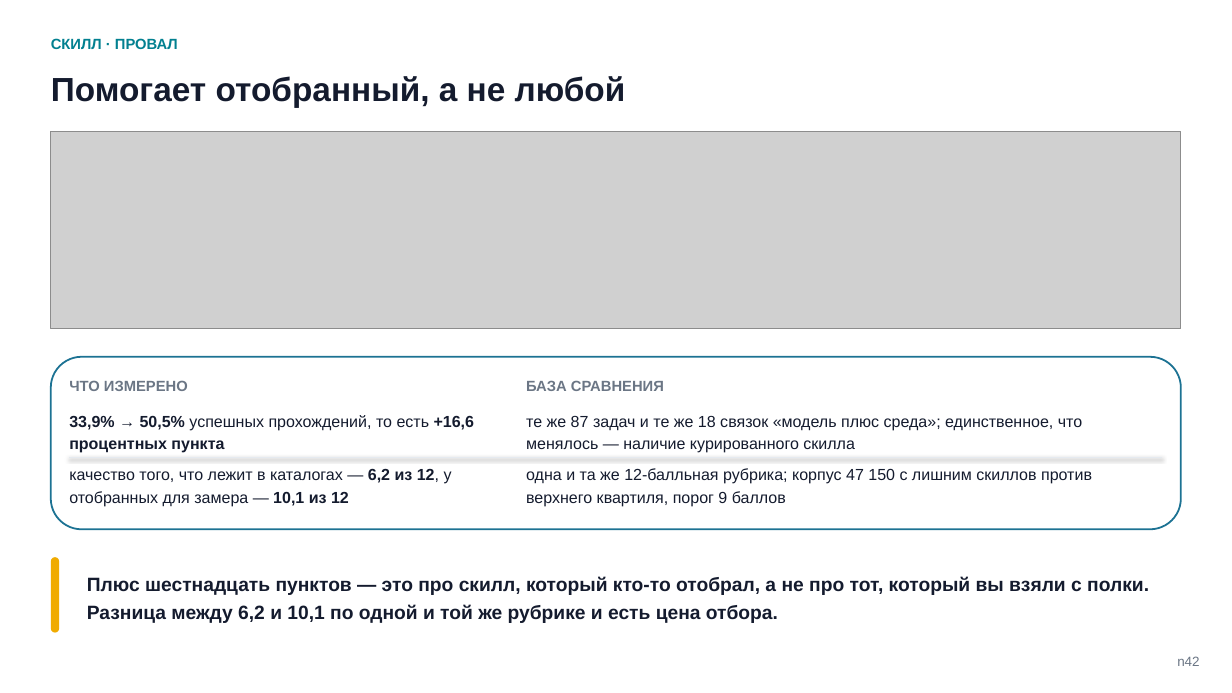
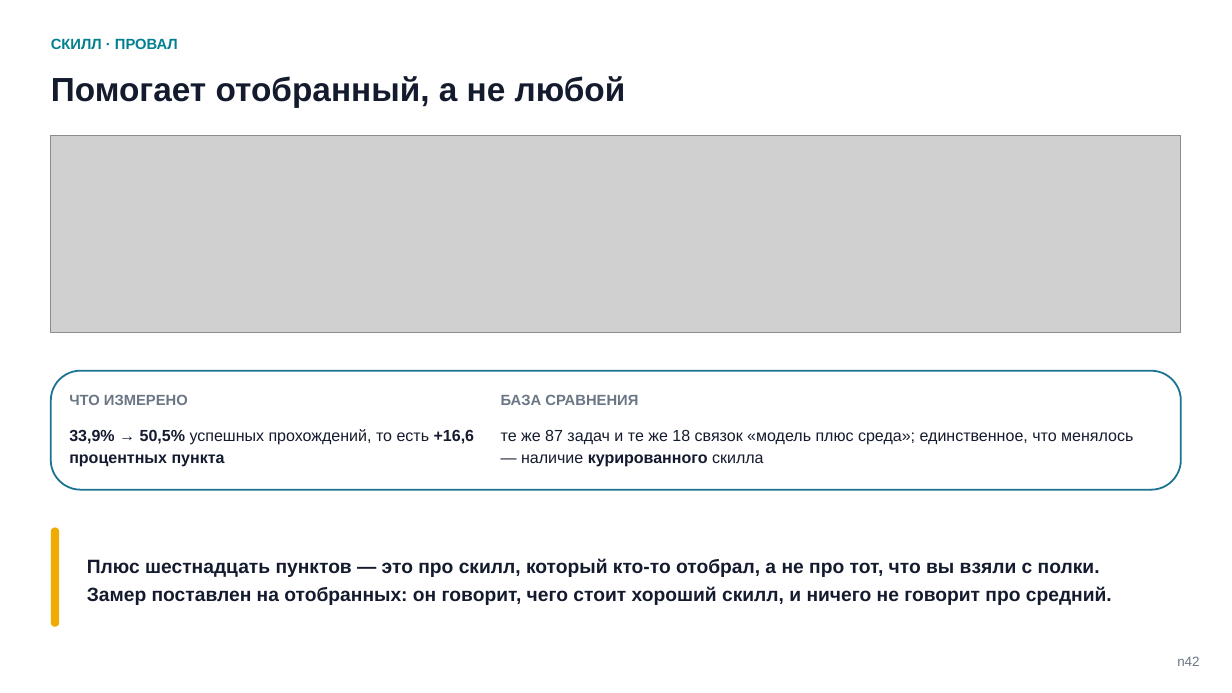
Before and after one commit to tellina-study/AI-usage-lessons, a slide deck: slide 44 of library/seminars/sem-05/rendered/sem-05.pptx. Drawn at 1232x693 pixels with LibreOffice and Linux fonts; fonts in the diff are those of the drawing; grey boxes stand for pictures. Boxes give left, top, right and bottom in pixels: in the first picture for what was removed or moved away, otherwise in the second. Text is boxed around its words. In the diff, an @@ line names an element or a change of style, - is before the commit and + after.

```diff
--- a/library/seminars/sem-05/rendered/sem-05.pptx
+++ b/library/seminars/sem-05/rendered/sem-05.pptx
@@ picture: place and size @@
-picture at bbox=[51, 131, 1181, 329]
+picture at bbox=[51, 135, 1181, 333]
@@ rounded rectangle: place and size @@
-rounded rectangle at bbox=[51, 357, 1181, 530]
+rounded rectangle at bbox=[51, 371, 1181, 490]
@@ rounded rectangle at bbox=[51, 371, 1181, 490]: proportions changed @@
@@ text "ЧТО ИЗМЕРЕНО": place and size @@
-text "ЧТО ИЗМЕРЕНО" at bbox=[69, 380, 188, 391]
+text "ЧТО ИЗМЕРЕНО" at bbox=[69, 394, 188, 405]
@@ text "БАЗА СРАВНЕНИЯ": place and size @@
-text "БАЗА СРАВНЕНИЯ" at bbox=[526, 380, 664, 391]
+text "БАЗА СРАВНЕНИЯ" at bbox=[501, 395, 638, 405]
@@ text "33,9% → 50,5% успешных прохождений, ...": place and size @@
-text "33,9% → 50,5% успешных прохождений, ..." at bbox=[69, 415, 475, 453]
+text "33,9% → 50,5% успешных прохождений, ..." at bbox=[69, 429, 475, 467]
@@ text "те же 87 задач и ...": place and size @@
-text "те же 87 задач и ..." at bbox=[526, 416, 1082, 453]
+text "те же 87 задач и ..." at bbox=[501, 430, 1133, 467]
@@ text "те же 87 задач и ..." at bbox=[501, 430, 1133, 467]: bold on in "курированного" @@
@@ line removed from (69, 457) to (1163, 457) @@
@@ text removed at bbox=[69, 468, 452, 507] @@
-качество того, что лежит в каталогах — 6,2 из 12, у отобранных для замера — 10,1 из 12
@@ text removed at bbox=[526, 468, 1092, 507] @@
-одна и та же 12-балльная рубрика; корпус 47 150 с лишним скиллов против верхнего квартиля, порог 9 баллов
@@ rounded rectangle: place and size @@
-rounded rectangle at bbox=[51, 557, 59, 633]
+rounded rectangle at bbox=[51, 528, 59, 627]
@@ text at bbox=[87, 558, 1112, 605]: text changed @@
-Плюс шестнадцать пунктов — это про скилл, который кто-то отобрал, а не про тот, который вы взяли с полки. Разница между 6,2 и 10,1 по одной и той же рубрике и есть цена отбора.
+Плюс шестнадцать пунктов — это про скилл, который кто-то отобрал, а не про тот, что вы взяли с полки. Замер поставлен на отобранных: он говорит, чего стоит хороший скилл, и ничего не говорит про средний.
```
Also in this commit, not shown: 4 other slides changed, 17 other files.
